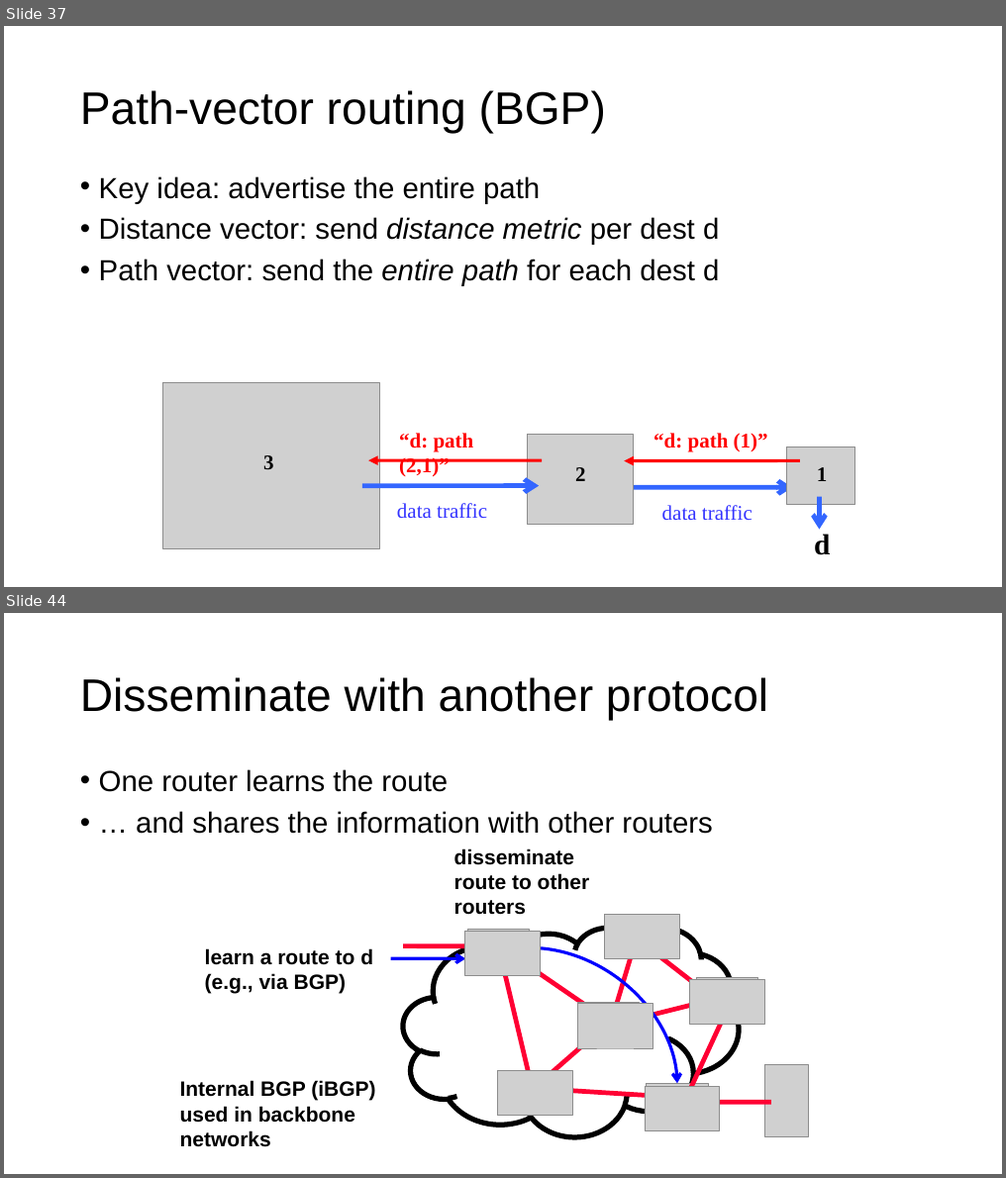
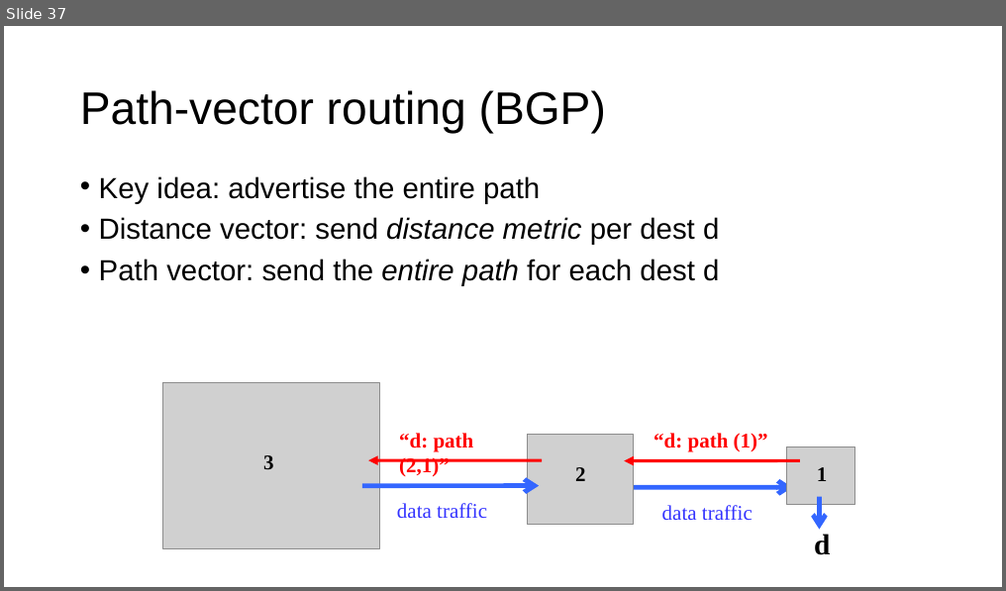
Before and after one commit to ngsrinivas/coursegen, a slide deck: ex/552-S24/staging/552-S24/lectures/12-network-control-plane.pptx. Shown one above the other, each under a label of ours: slides 37 and 44 before the commit, slide 37 after it; the slides between them are not shown. The pictures are 1006x1178 and 1006x591 pixels, drawn with LibreOffice and Linux fonts; fonts in the diff are those of the drawing; grey boxes stand for pictures. Boxes give left, top, right and bottom in pixels: in the first picture for what was removed or moved away, otherwise in the second. Text is boxed around its words. In the diff, an @@ line names an element or a change of style, - is before the commit and + after.

```diff
--- a/ex/552-S24/staging/552-S24/lectures/12-network-control-plane.pptx
+++ b/ex/552-S24/staging/552-S24/lectures/12-network-control-plane.pptx
@@ slide 44 removed at box(4, 613, 1002, 1174), background #FFFFFF @@
@@ title removed at box(80, 677, 768, 721) @@
-Disseminate with another protocol
@@ text removed at box(99, 769, 712, 834) @@
-• One router learns the route
-• … and shares the information with other routers
@@ text removed at box(454, 849, 590, 915) @@
-disseminate route to other routers
@@ cloud removed at box(403, 928, 739, 1137) @@
@@ picture removed at box(464, 931, 540, 975) @@
@@ picture removed at box(468, 929, 530, 967) @@
@@ picture removed at box(604, 914, 679, 959) @@
@@ text removed at box(205, 949, 373, 993) @@
-learn a route to d
-(e.g., via BGP)
@@ arrow removed from (391, 959) to (466, 959) @@
@@ line removed from (403, 947) to (472, 947) @@
@@ line removed from (500, 951) to (528, 1071) @@
@@ line removed from (506, 951) to (590, 1009) @@
@@ curved arrow removed from (530, 949) to (677, 1084) @@
@@ line removed from (635, 947) to (616, 1009) @@
@@ line removed from (647, 947) to (703, 990) @@
@@ picture removed at box(690, 980, 764, 1025) @@
@@ picture removed at box(696, 977, 757, 1016) @@
@@ picture removed at box(577, 1004, 652, 1049) @@
@@ picture removed at box(578, 1002, 640, 1041) @@
@@ line removed from (628, 1021) to (703, 1002) @@
@@ line removed from (728, 1009) to (690, 1090) @@
@@ line removed from (547, 1077) to (597, 1034) @@
@@ text removed at box(180, 1080, 375, 1148) @@
-Internal BGP (iBGP) used in backbone networks
@@ picture removed at box(497, 1071, 572, 1116) @@
@@ picture removed at box(503, 1071, 564, 1109) @@
@@ picture removed at box(645, 1086, 720, 1131) @@
@@ picture removed at box(647, 1084, 708, 1122) @@
@@ picture removed at box(765, 1065, 809, 1137) @@
@@ line removed from (552, 1090) to (653, 1096) @@
@@ line removed from (703, 1103) to (771, 1103) @@
```
Also in this commit, not shown: 8 other slides removed, 3 other files.
